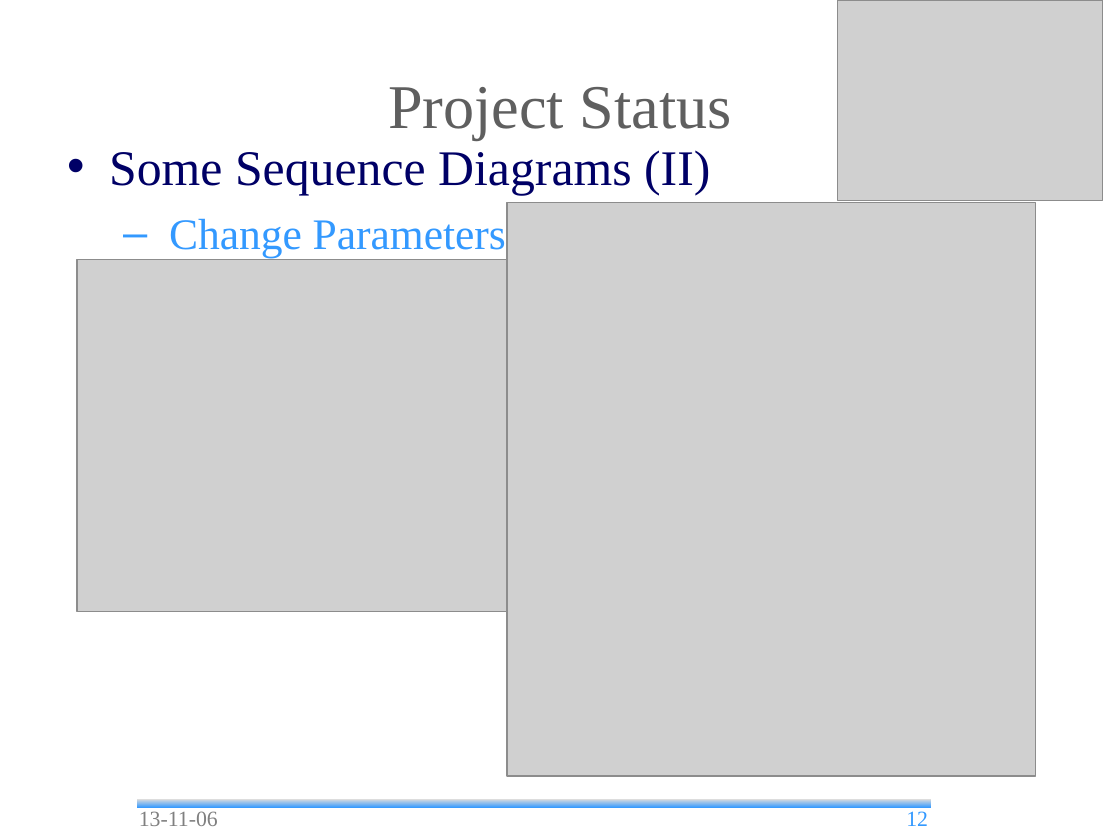
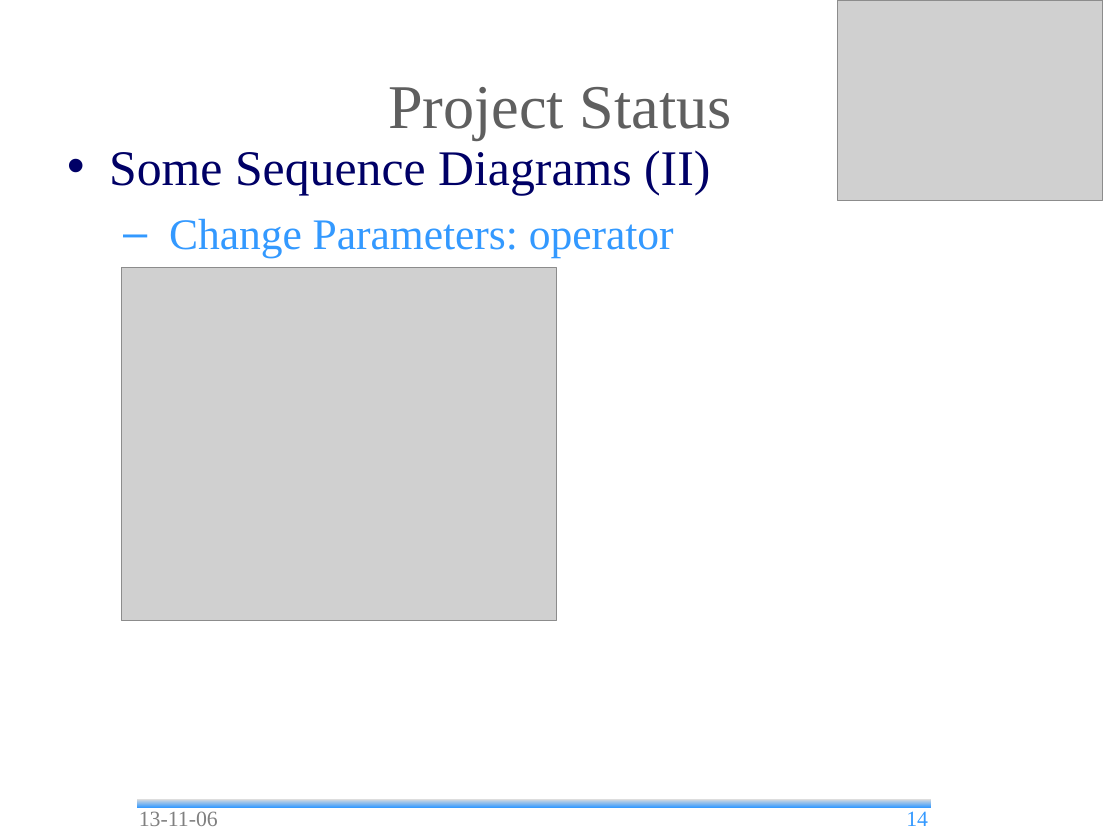
Before and after one commit to andrea-bottoli/DSD, a slide deck: slide 14 of Documentation/Presentation/13_45/Status_Report.odp (slide 12 before the commit). Drawn at 1120x840 pixels with LibreOffice and Linux fonts; fonts in the diff are those of the drawing; grey boxes stand for pictures; background and template pictures are left out. Boxes give left, top, right and bottom in pixels: in the first picture for what was removed or moved away, otherwise in the second. Text is boxed around its words. In the diff, an @@ line names an element or a change of style, - is before the commit and + after.

Commit message:
Status Report and Some Changes in Folders

```diff
--- a/Documentation/Presentation/13_45/Status_Report.odp
+++ b/Documentation/Presentation/13_45/Status_Report.odp
@@ picture removed at (x1=507, y1=203, x2=1036, y2=776) @@
@@ text at (x1=169, y1=218, x2=674, y2=258): text changed @@
-  – Change Parameters
+  – Change Parameters: operator
@@ picture moved from (x1=77, y1=259, x2=513, y2=612) to (x1=121, y1=268, x2=557, y2=620) @@
@@ page number at (x1=906, y1=811, x2=928, y2=826): text changed @@
-12
+14
```
Also in this commit, not shown: 7 other slides changed, 3 slides added, 22 other files.
